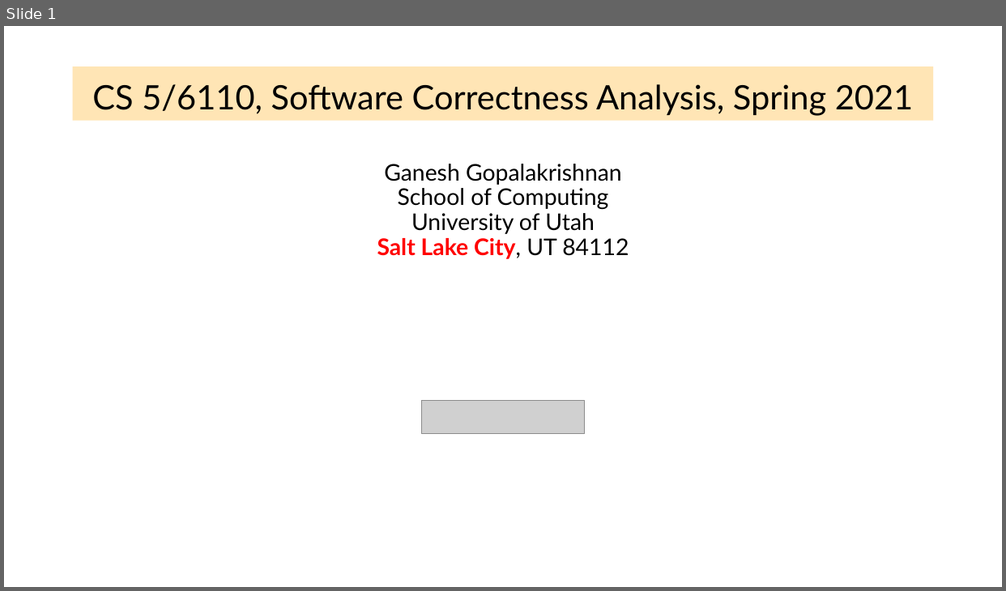
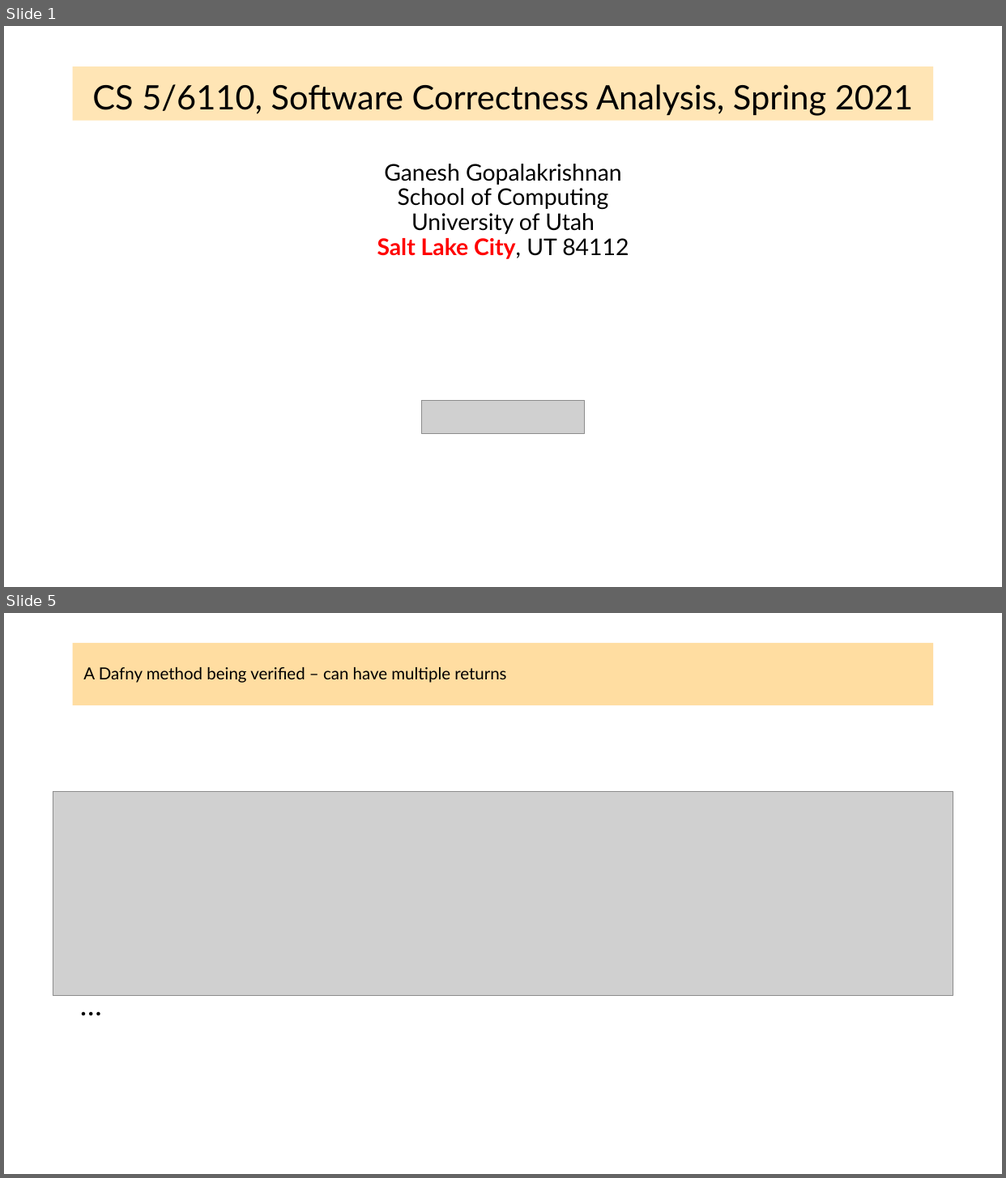
Before and after one commit to ganeshutah/cs6110s22, a slide deck: Lec17/Lec17.pptx. Shown one above the other, each under a label of ours: slide 1 before the commit, slides 1 and 5 after it; the slides between them are not shown. The pictures are 1006x591 and 1006x1178 pixels, drawn with LibreOffice and Linux fonts; fonts in the diff are those of the drawing; grey boxes stand for pictures. Boxes give left, top, right and bottom in pixels: in the first picture for what was removed or moved away, otherwise in the second. Text is boxed around its words. In the diff, an @@ line names an element or a change of style, - is before the commit and + after.

```diff
--- a/Lec17/Lec17.pptx
+++ b/Lec17/Lec17.pptx
@@ slide 5 added at [4, 613, 1002, 1174], background #FFFFFF @@
@@ title added at [73, 643, 934, 706], fill #FFBD47 at 51% opacity, 16 pt, text #000000 @@
+A Dafny method being verified – can have multiple returns
@@ picture added at [53, 791, 953, 996] @@
@@ text added at [73, 987, 934, 1119], 28 pt, text #000000 @@
+…
```
Also in this commit, not shown: 25 other slides added, 12 other files.
